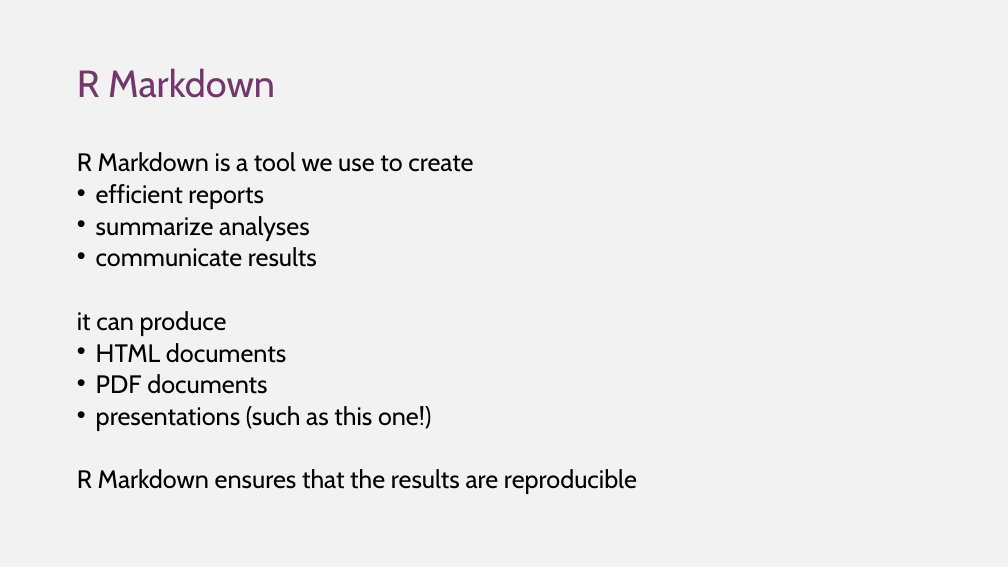
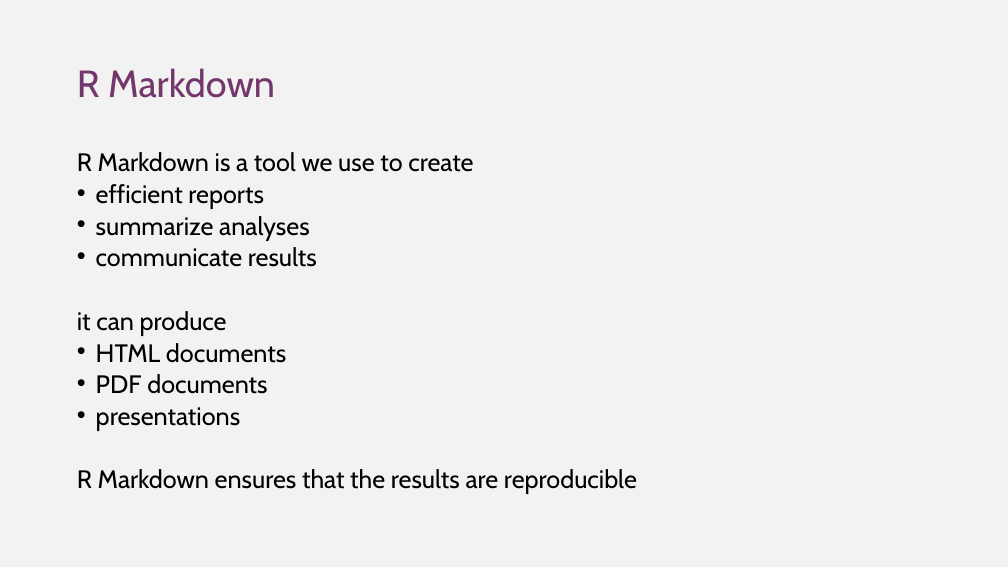
Before and after one commit to DGfS-PhD-2021/R-markdown-course, a slide deck: slide 2 of rmarkdown_pres.pptx. Drawn at 1008x567 pixels with LibreOffice and Linux fonts; fonts in the diff are those of the drawing. Boxes give left, top, right and bottom in pixels: in the first picture for what was removed or moved away, otherwise in the second. Text is boxed around its words. In the diff, an @@ line names an element or a change of style, - is before the commit and + after.

Commit message:
ppt

```diff
--- a/rmarkdown_pres.pptx
+++ b/rmarkdown_pres.pptx
@@ text at (96,407,240,431): text changed @@
-• presentations (such as this one!)
+• presentations
```
